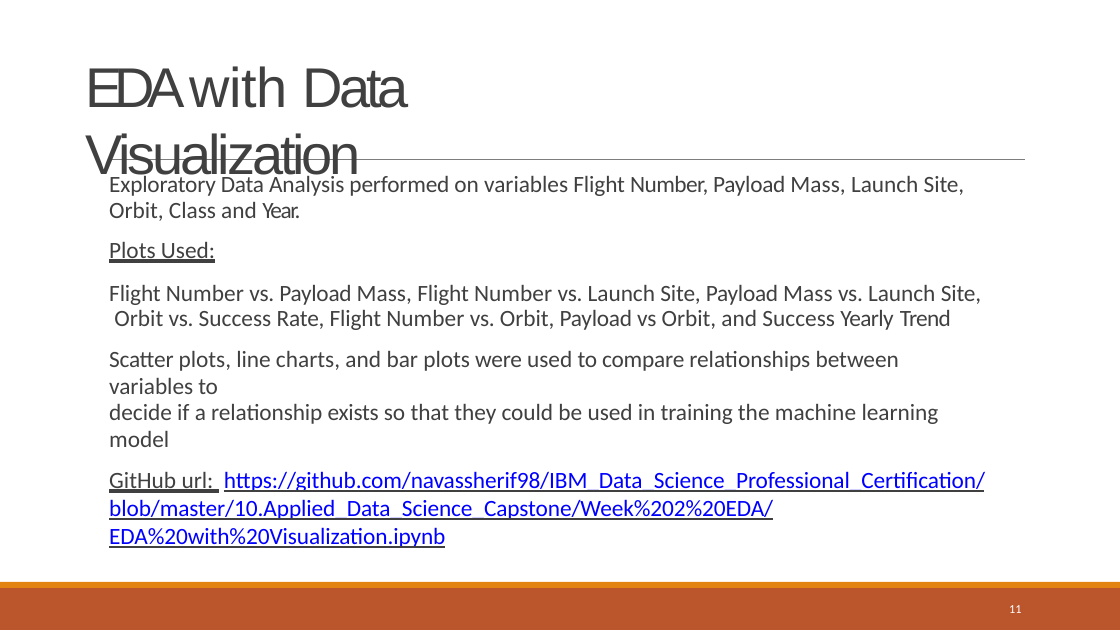
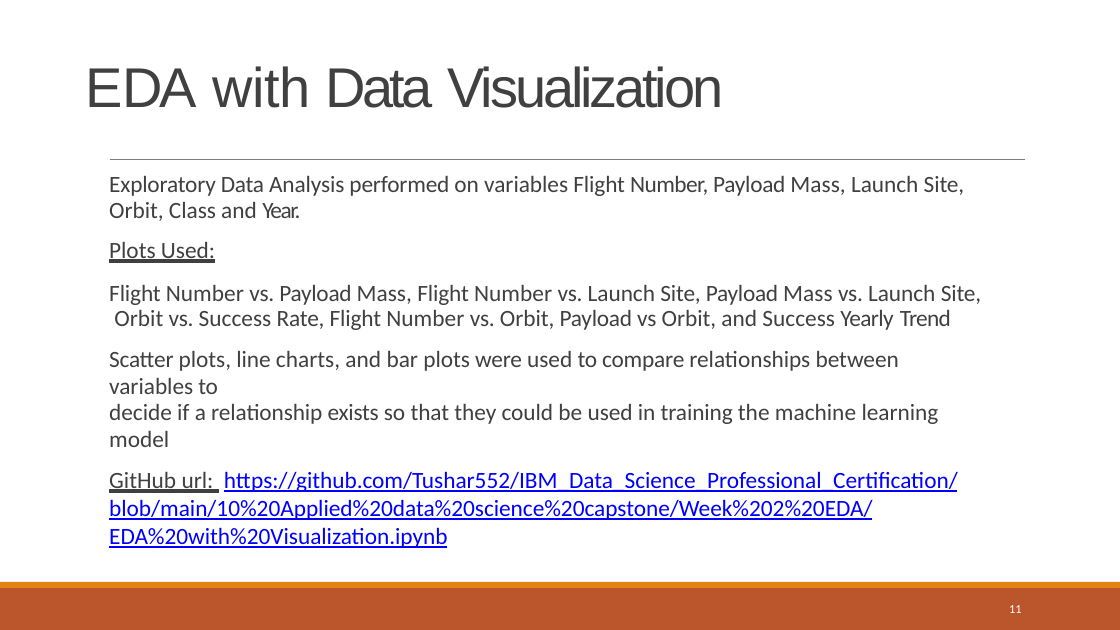
Before and after one commit to Tushar552/IBM_Data_Science_Professional_Certification, a slide deck: slide 11 of 10 Applied data science capstone/Week 5 Present Your Data-Driven Insights/Data Science Journey.pptx. Drawn at 1120x630 pixels with LibreOffice and Linux fonts; fonts in the diff are those of the drawing. Boxes give left, top, right and bottom in pixels: in the first picture for what was removed or moved away, otherwise in the second. Text is boxed around its words. In the diff, an @@ line names an element or a change of style, - is before the commit and + after.

```diff
--- a/10 Applied data science capstone/Week 5 Present Your Data-Driven Insights/Data Science Journey.pptx
+++ b/10 Applied data science capstone/Week 5 Present Your Data-Driven Insights/Data Science Journey.pptx
@@ title at bbox=[85, 66, 724, 108]: spaces changed @@
-EDA with Data Visualization
+E D A with Data Visualization
@@ text at bbox=[109, 471, 958, 520]: text changed @@
-GitHub url: https://github.com/navassherif98/IBM_Data_Science_Professional_Certification/blob/master/10.Applied_Data_Science_Capstone/Week%202%20EDA/EDA%20with%20Visualization.ipynb
+GitHub url: https://github.com/Tushar552/IBM_Data_Science_Professional_Certification/blob/main/10%20Applied%20data%20science%20capstone/Week%202%20EDA/EDA%20with%20Visualization.ipynb
```
Also in this commit, not shown: 9 other slides changed.
